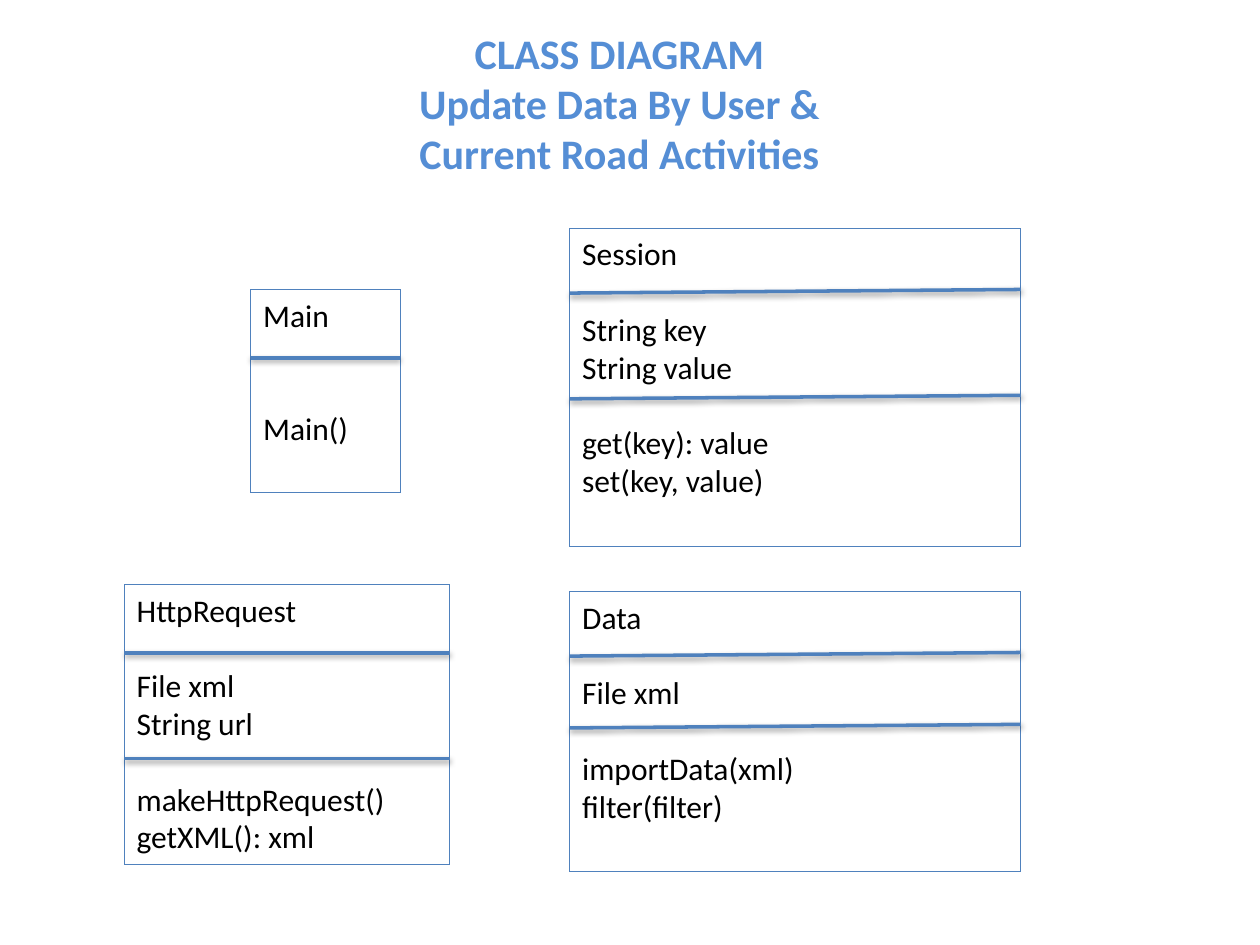
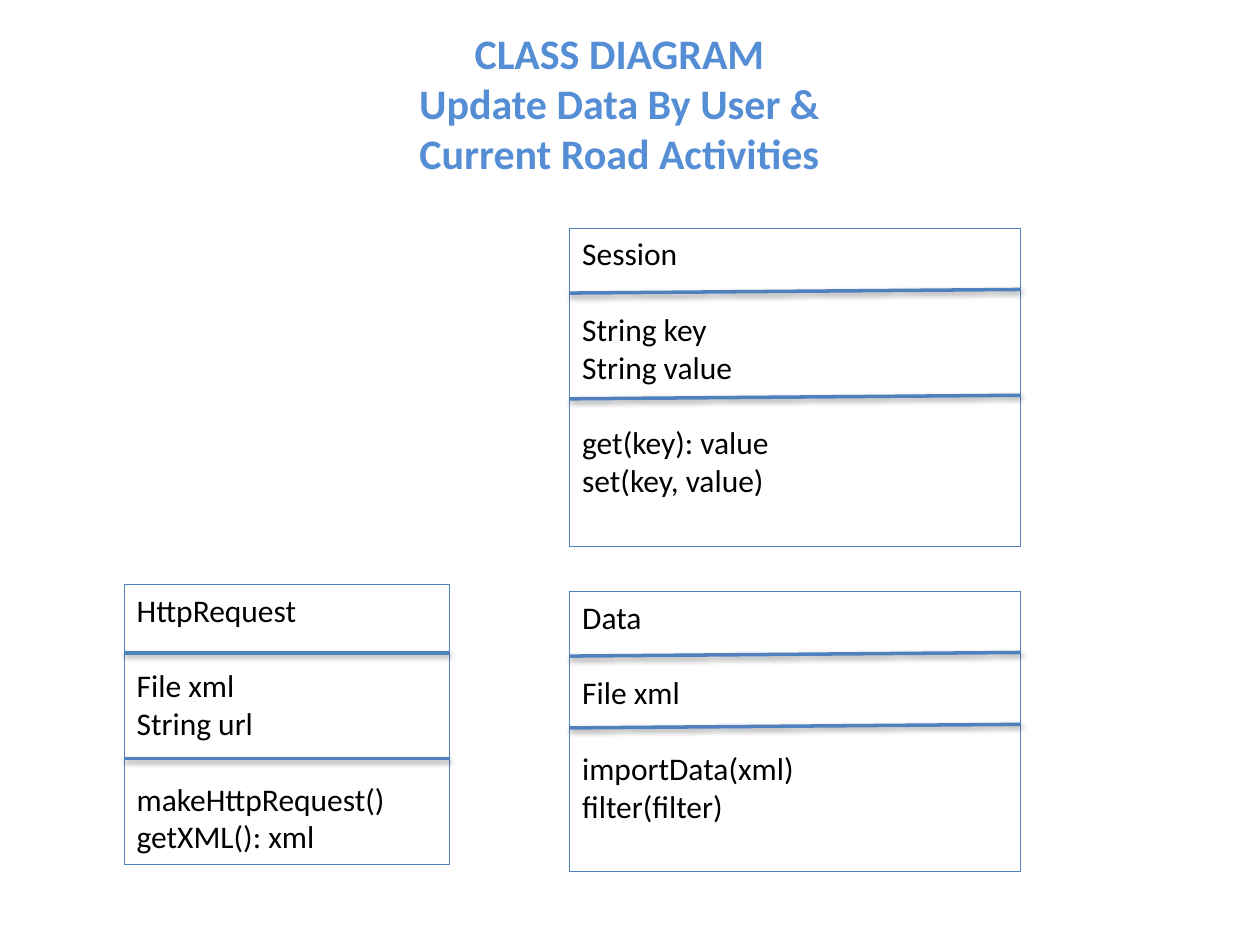
Before and after one commit to niemilkm/csc440-KevinNiemiller, a slide deck: slide 8 of deliverables/iteration1/other/DomainModel_SSD_ClassDiagrams.pptx. Drawn at 1260x945 pixels with LibreOffice and Linux fonts; fonts in the diff are those of the drawing. Boxes give left, top, right and bottom in pixels: in the first picture for what was removed or moved away, otherwise in the second. Text is boxed around its words. In the diff, an @@ line names an element or a change of style, - is before the commit and + after.

```diff
--- a/deliverables/iteration1/other/DomainModel_SSD_ClassDiagrams.pptx
+++ b/deliverables/iteration1/other/DomainModel_SSD_ClassDiagrams.pptx
@@ rectangle removed at [251, 290, 401, 494] @@
-Main
-Main()
@@ line removed from (251, 358) to (401, 358) @@
```
Also in this commit, not shown: 2 other files.
